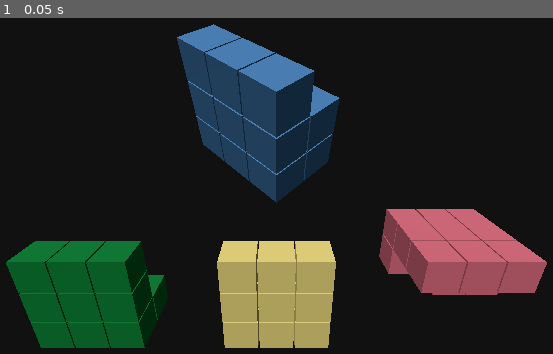
Above: before the commit, frame 1.
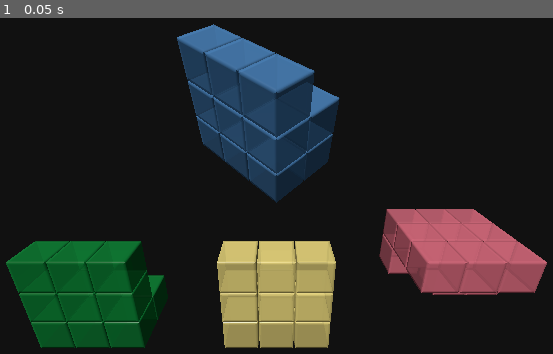
Above: after the commit, the same moment.

Repository: artifactz/coexist-game
Game: Godot game, scene res://main.tscn
The game is run twice, just before and just after one commit, with the same random seed, the same clock (stepped at 60 frames per second) and the same inputs.
Inputs:
- Up to frame 1 (0.05 s): no input

The runs differ from the first frame. In frame 1, 3.1% of the frame differs, in the area x 1-99%, y 2-99%.

Commit message:
:sparkles: added rounded edges shader

Diff:
--- a/cube_3x3x3.gd
+++ b/cube_3x3x3.gd
@@ -1,12 +1,14 @@
 @tool
 extends Node3D
+
+var material = preload("res://cube_shader_material.tres")
 
 @export var sub_cube_size := 0.3
 @export var sub_cube_stride := 0.33333
 @export var refresh := false : set = _refresh
 
 var layout = []
-var color = Color("#4477AA")
+var color = Color("#FF00FFDA")
 
 
 func _refresh(value):
@@ -19,12 +21,9 @@
 		c.queue_free()
 
 	# Create material
-	var mat = StandardMaterial3D.new()
-	#mat.albedo_color = Color(0.25, 0.6, 0.25, 0.75)
-	mat.albedo_color = color
-	mat.roughness = 0.35
-	#mat.transparency = BaseMaterial3D.TRANSPARENCY_ALPHA
-	#mat.cull_mode = BaseMaterial3D.CULL_DISABLED
+	var mat: ShaderMaterial = material.duplicate()
+	mat.set_shader_parameter("albedo", color)
+	mat.set_shader_parameter("cube_size", Vector3(sub_cube_size, sub_cube_size, sub_cube_size))
 
 	# Create new cubes
 	for x in 3:
--- /dev/null
+++ b/cube_shader_material.tres
@@ -0,0 +1,72 @@
+[gd_resource type="ShaderMaterial" format=3 uid="uid://b37t8j8eugs7h"]
+
+[sub_resource type="Shader" id="Shader_3a2fu"]
+code = "shader_type spatial;
+render_mode blend_mix, depth_draw_always, cull_disabled, diffuse_burley, specular_schlick_ggx;
+
+uniform vec3 cube_size = vec3(1.0, 1.0, 1.0);
+uniform float radius : hint_range(0.0, 0.5) = 0.1;
+
+uniform vec4 albedo : source_color;
+uniform float point_size : hint_range(0.1, 128.0, 0.1);
+uniform float roughness : hint_range(0.0, 1.0);
+uniform float specular : hint_range(0.0, 1.0, 0.01);
+uniform float metallic : hint_range(0.0, 1.0, 0.01);
+
+varying vec3 model_pos_v;
+
+void vertex() {
+	model_pos_v = VERTEX;
+}
+
+void fragment() {
+	ALBEDO = albedo.rgb;
+	ALPHA *= albedo.a;
+	METALLIC = metallic;
+	SPECULAR = specular;
+	ROUGHNESS = roughness;
+
+	// Convert vertex position to normalized cube space [-1, 1]
+	vec3 local = model_pos_v / (cube_size * 0.5);
+	// Absolute distance from center
+	vec3 p = abs(local);
+	// Distance to each face (in normalized space)
+	float dx = 1.0 - p.x;
+	float dy = 1.0 - p.y;
+	float dz = 1.0 - p.z;
+
+	float edge = 0.0;
+	if (dx < dy && dx < dz) { edge = min(dy, dz); }
+	else if (dy < dx && dy < dz) { edge = min(dx, dz); }
+	else if (dz < dx && dz < dy) { edge = min(dx, dy); }
+
+	vec3 n = NORMAL;
+	if (edge < radius) {
+		// Rounded normal direction
+		vec3 rounded_model = vec3(local);
+		if (p.x < p.y && p.x < p.z) {
+			rounded_model.x = 0.0;
+		} else if (p.y < p.x && p.y < p.z) {
+			rounded_model.y = 0.0;
+		} else if (p.z < p.y && p.z < p.x) {
+			rounded_model.z = 0.0;
+		}
+		rounded_model = normalize(rounded_model);
+		vec3 rounded_view = normalize((VIEW_MATRIX * MODEL_MATRIX * vec4(rounded_model, 0.0)).xyz);
+		float t = clamp(edge / radius, 0.0, 1.0);
+		n = normalize(mix(rounded_view, n, t));
+	}
+	NORMAL = n;
+}
+"
+
+[resource]
+render_priority = 0
+shader = SubResource("Shader_3a2fu")
+shader_parameter/cube_size = Vector3(1, 1, 1)
+shader_parameter/radius = 0.15
+shader_parameter/albedo = Color(0, 0, 0, 1)
+shader_parameter/point_size = 1.0
+shader_parameter/roughness = 0.35
+shader_parameter/specular = 0.5
+shader_parameter/metallic = 0.0
--- a/main.gd
+++ b/main.gd
@@ -15,13 +15,14 @@
 	main_cube = CubeScene.instantiate()
 	var layout = CubeGenerator.generate_random_layout()
 	main_cube.layout = layout
+	main_cube.color = Color("#4477AADA")
 	main_cube.position = Vector3(0, 0.75, 0)
 	main_cube.rotate_y(0.25 * PI)
 	main_cube.rotate_x(0.15 * PI)
 	add_child(main_cube)
 
 	var rotations = canonic_rotations()
-	var colors = ["#117733", "#DDCC77", "#CC6677"]
+	var colors = ["#117733DA", "#DDCC77DA", "#CC6677DA"]
 	for i in 3:
 		var solution_layout = CubeGenerator.invert_layout(layout)
 		if i > 0:
@@ -36,7 +37,7 @@
 			CubeGenerator.mutate_layout(solution_layout, n_true, n_false)
 		var cube = CubeScene.instantiate()
 		cube.layout = solution_layout
-		cube.color = colors[i]
+		cube.color = Color(colors[i])
 		cube.position = Vector3(1.75 * (i - 1), -1, 0)
 		var rotation = rotations.pop_at(randi() % rotations.size())
 		cube.rotate_x(rotation[0])
